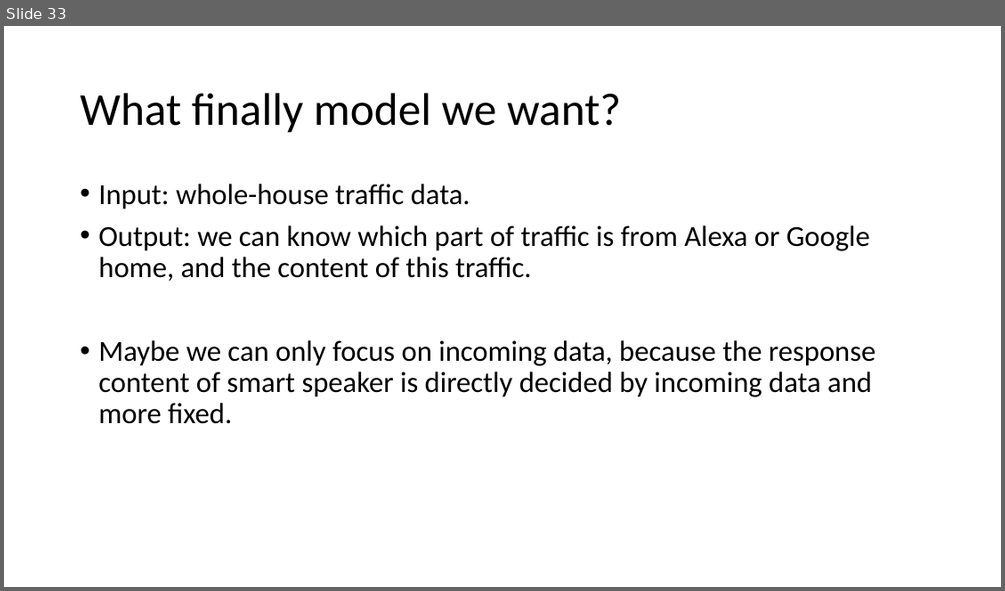
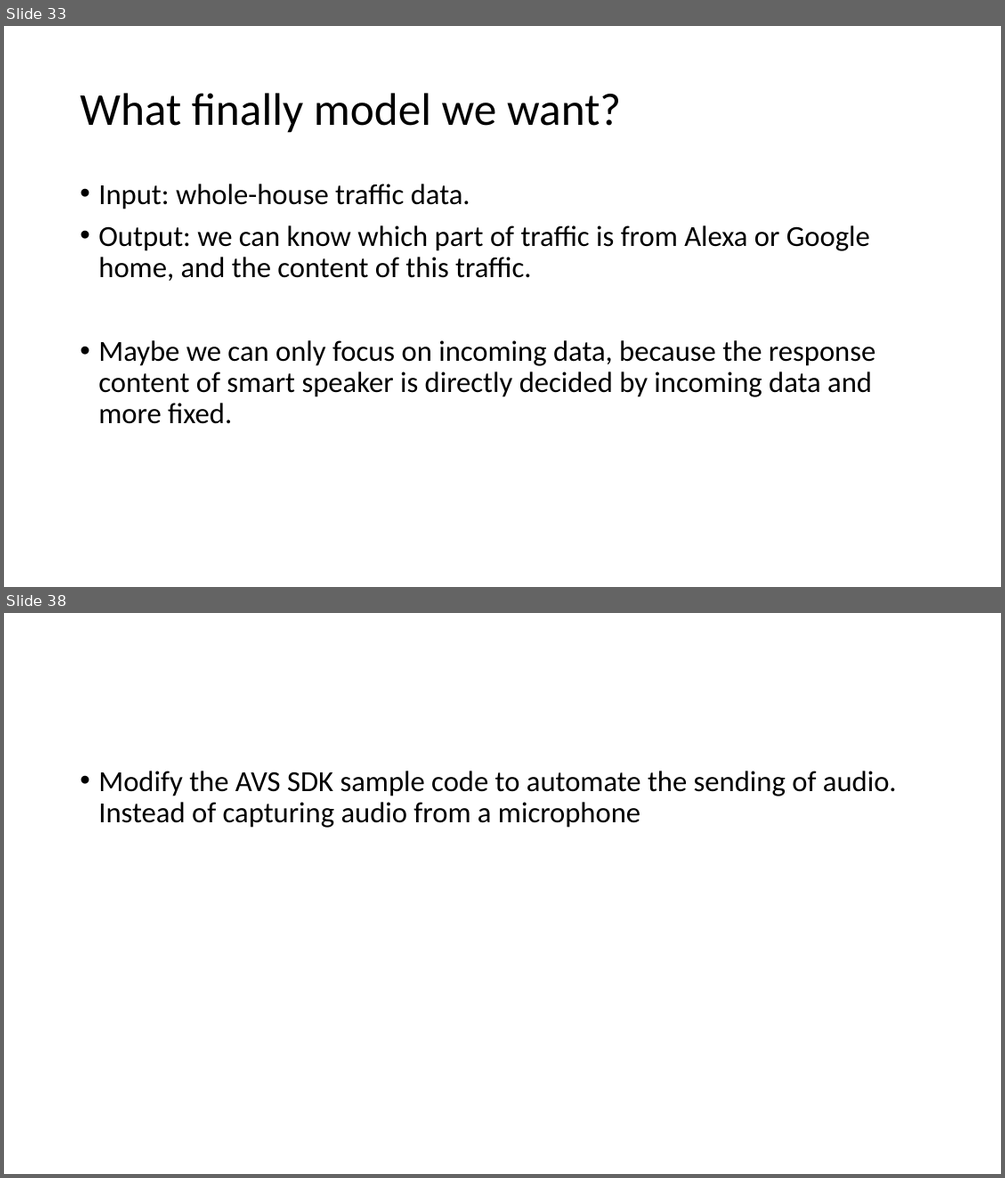
Before and after one commit to GXG-CS/Pi-Alexa, a slide deck: Presentation1.pptx. Shown one above the other, each under a label of ours: slide 33 before the commit, slides 33 and 38 after it; the slides between them are not shown. The pictures are 1005x591 and 1005x1178 pixels, drawn with LibreOffice and Linux fonts; fonts in the diff are those of the drawing. Boxes give left, top, right and bottom in pixels: in the first picture for what was removed or moved away, otherwise in the second. Text is boxed around its words. In the diff, an @@ line names an element or a change of style, - is before the commit and + after.

Commit message:
text-based input

```diff
--- a/Presentation1.pptx
+++ b/Presentation1.pptx
@@ slide 38 added at [4,613,1001,1174], background #FFFFFF @@
@@ text added at [98,771,897,827], 28 pt, text #000000 @@
+• Modify the AVS SDK sample code to automate the sending of audio. Instead of capturing audio from a microphone
```
Also in this commit, not shown: 4 other slides added.
